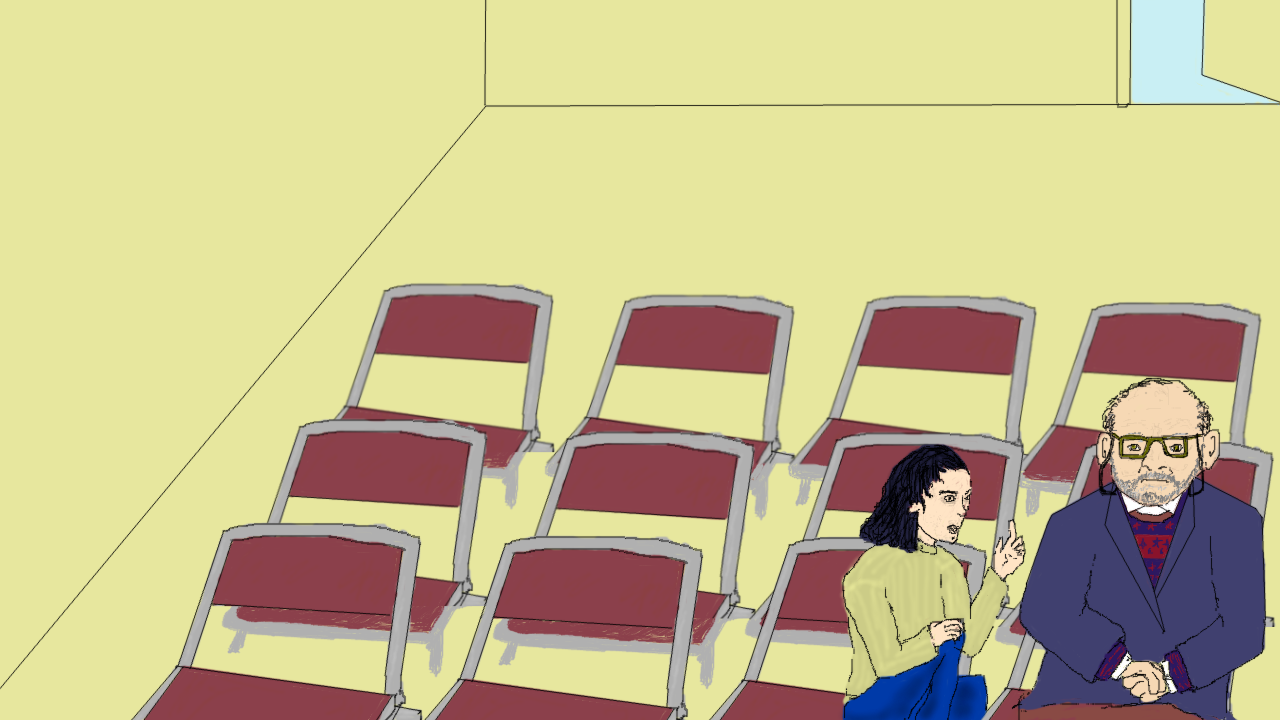
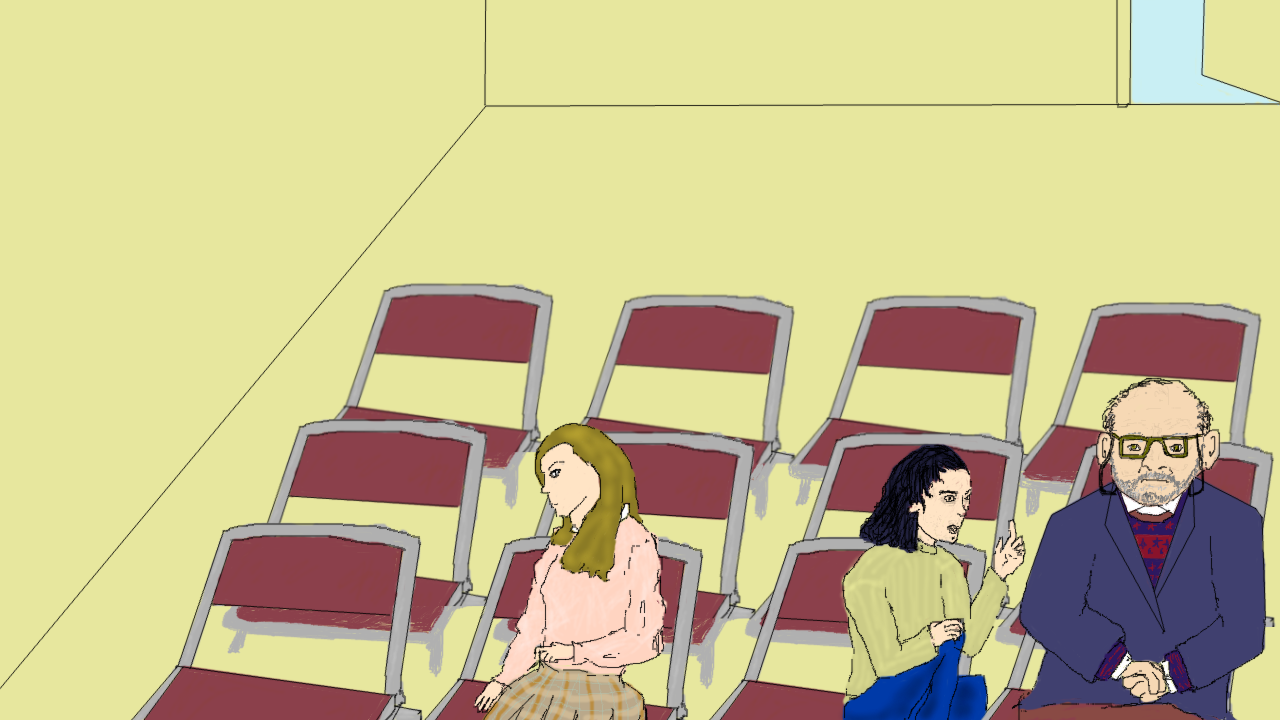
Before/after of a w=1280, h=720 layered artwork. What changed in the layer stack:
added layer "wendy carlos lines" above "wendy carlos skin hair" over [473, 422, 667, 720]
added layer "wendy carlos skin hair" above "wendy carlos clothes" over [474, 422, 644, 711]
added layer "wendy carlos clothes" above "fulci wrinkles" over [481, 502, 668, 720]
